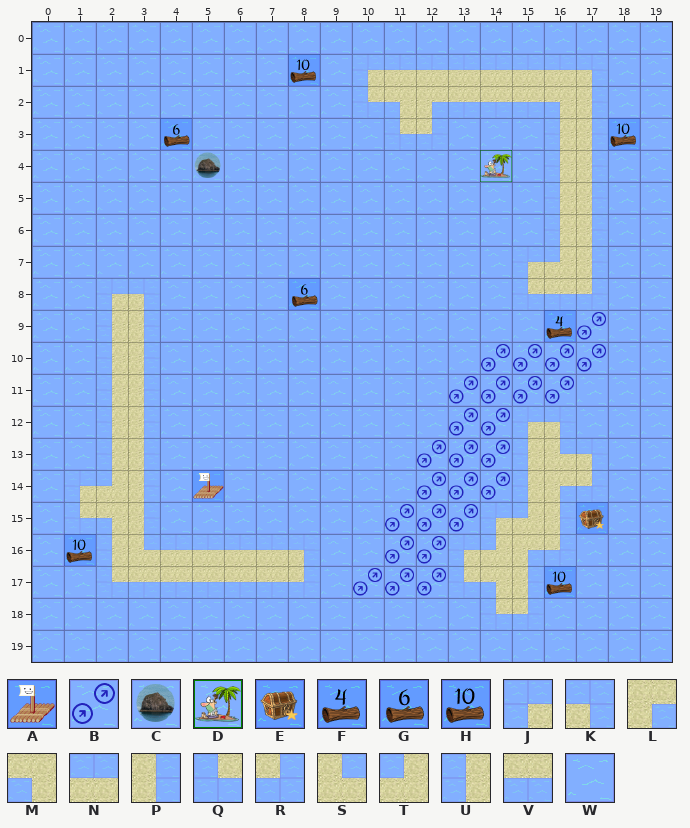
An edit to a level. Tiled map (JSON), TechnicalPrototype/core/assets/levels/level3.json. This is how it looked before the edit.
Cells are 50x50 px. Shown: x 0..19, y 0..19.
Key: from "updatedTiledSet": A 0 "Raft", B 3 "Current", C 7 "Rock", D 9 "Goal", E 14 "Treasure", F 18 "Wood", G 20 "Wood", H 24 "Wood", J 28 "Rock", K 29 "Rock", L 30 "Rock", M 31 "Rock", N 32 "Rock", P 33 "Rock", Q 35 "Rock", R 36 "Rock", S 37 "Rock", T 38 "Rock", U 39 "Rock", V 40 "Rock", W 41.
_ is an empty cell, # one hidden under a higher layer.
Layer "Environment" before, first column x 0:
 0 WWWWWWWWWWWWWWWWWWWW
 1 WWWWWWWW#WJNNNNNNKWW
 2 WWWWWWWWWWQMLVVVMPWW
 3 WWWW#WWWWWWQRWWWUP#W
 4 WWWWWCWWWWWWWWDWUPWW
 5 WWWWWWWWWWWWWWWWUPWW
 6 WWWWWWWWWWWWWWWWUPWW
 7 WWWWWWWWWWWWWWWJTPWW
 8 WWJKWWWW#WWWWWWQVRWW
 9 WWUPWWWWWWWWWWWW#BWW
10 WWUPWWWWWWWWWWBBBBWW
11 WWUPWWWWWWWWWBBBBWWW
12 WWUPWWWWWWWWWBBJKWWW
13 WWUPWWWWWWWWBBBUSKWW
14 WJTPWAWWWWWWBBBULRWW
15 WQMPWWWWWWWBBBJTP#WW
16 W#USNNNNKWWBBJTLRWWW
17 WWQVVVVVRWBBBQMP#WWW
18 WWWWWWWWWWWWWWQRWWWW
19 WWWWWWWWWWWWWWWWWWWW
Layer "Collectable" before, first column x 0:
 0 ____________________
 1 ________H___________
 2 ____________________
 3 ____G_____________H_
 4 ____________________
 5 ____________________
 6 ____________________
 7 ____________________
 8 ________G___________
 9 ________________F___
10 ____________________
11 ____________________
12 ____________________
13 ____________________
14 ____________________
15 _________________E__
16 _H__________________
17 ________________H___
18 ____________________
19 ____________________
After the commit:
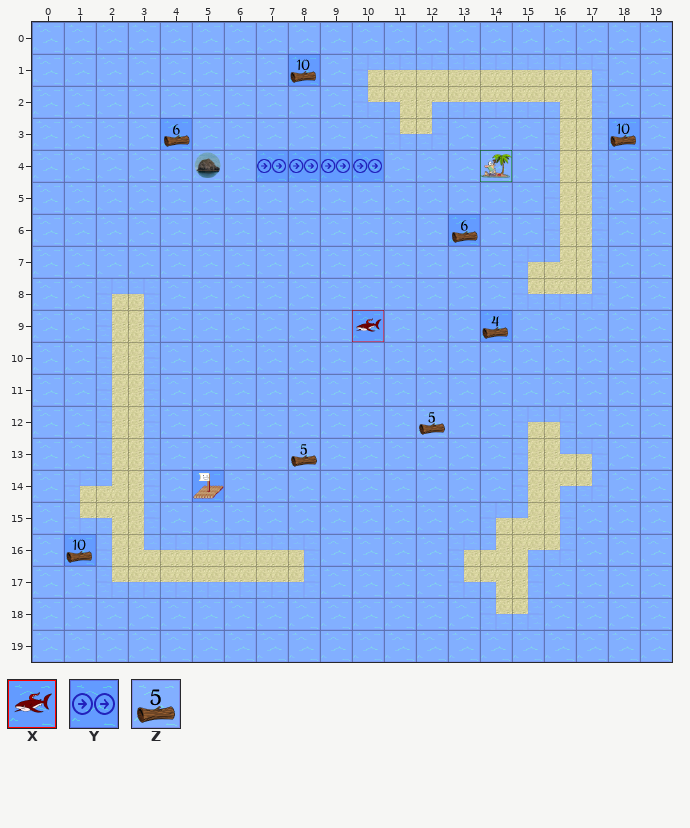
Further tiles: from "updatedTiledSet": X 2 "Enemy", Y 4 "Current", Z 19 "Wood".
Difference:
Layer "Environment":
Tile W now appears in row 9 at x 16.
The author changed tile B to tile W in row 9 at x 17; in row 10 at x 14 to 17; in row 11 at x 13 to 16; in row 12 at x 13 to 14; in rows 13 to 14 at x 12 to 14; in row 15 at x 11 to 13.
The author changed tile B to tile W in row 16 at x 11 to 12; in row 17 at x 10 to 12.
The author changed tile W to tile Y in row 4 at x 7 to 10.
Layer "Collectable":
Tile F now appears in row 9 at x 14.
Tile G now appears in row 6 at x 13.
Tile X now appears in row 9 at x 10.
Tile Z now appears in row 12 at x 12; in row 13 at x 8.
Tile E is gone in row 15 at x 17.
Tile F is gone in row 9 at x 16.
Tile G is gone in row 8 at x 8.
Tile H is gone in row 17 at x 16.
Pixel boxes of the changes (left, top, right, bottom) in both pictures:
changed: (256, 150, 384, 182)
added: (448, 214, 480, 246)
removed: (288, 278, 320, 310)
changed: (352, 310, 608, 598)
added: (291, 444, 317, 467)
